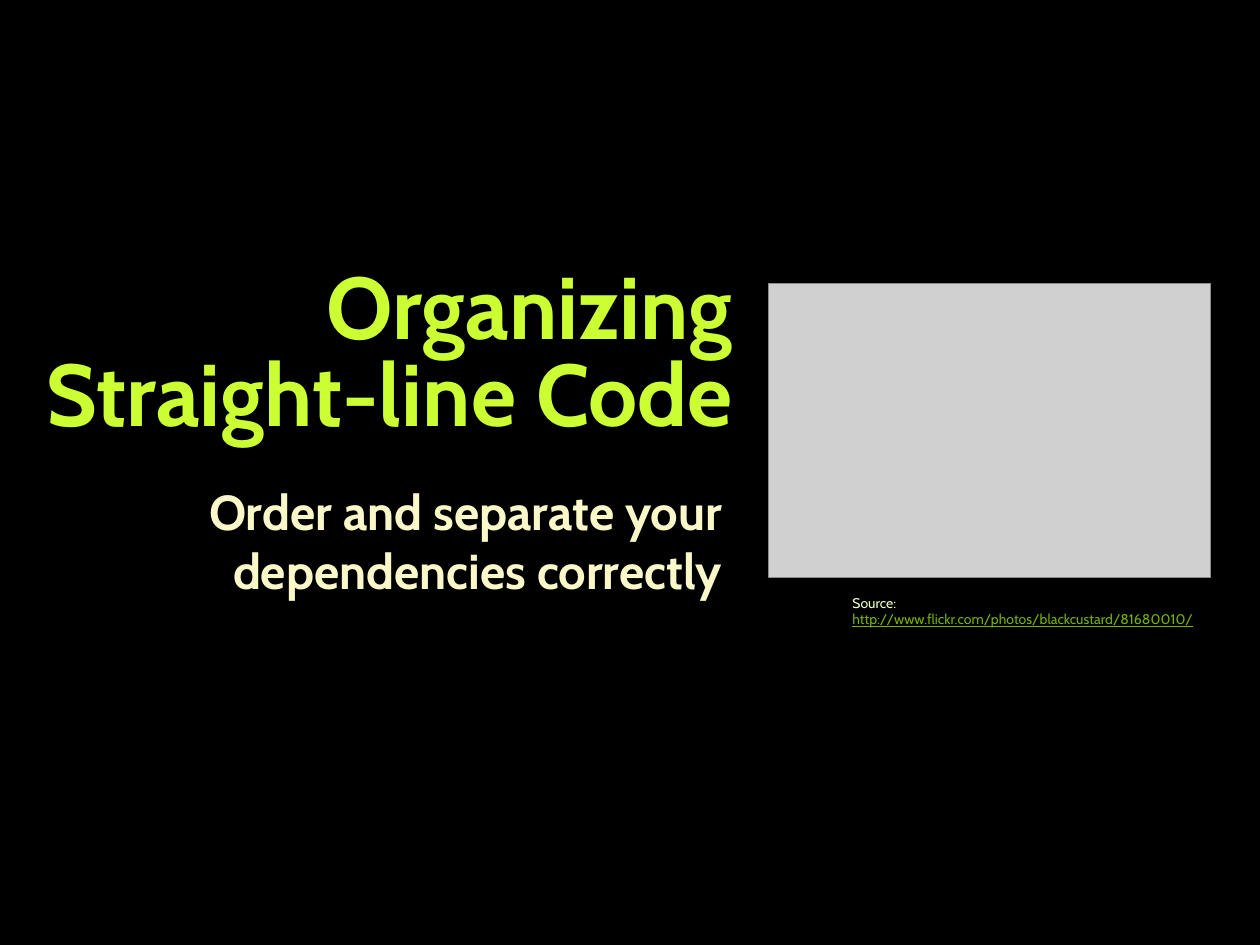
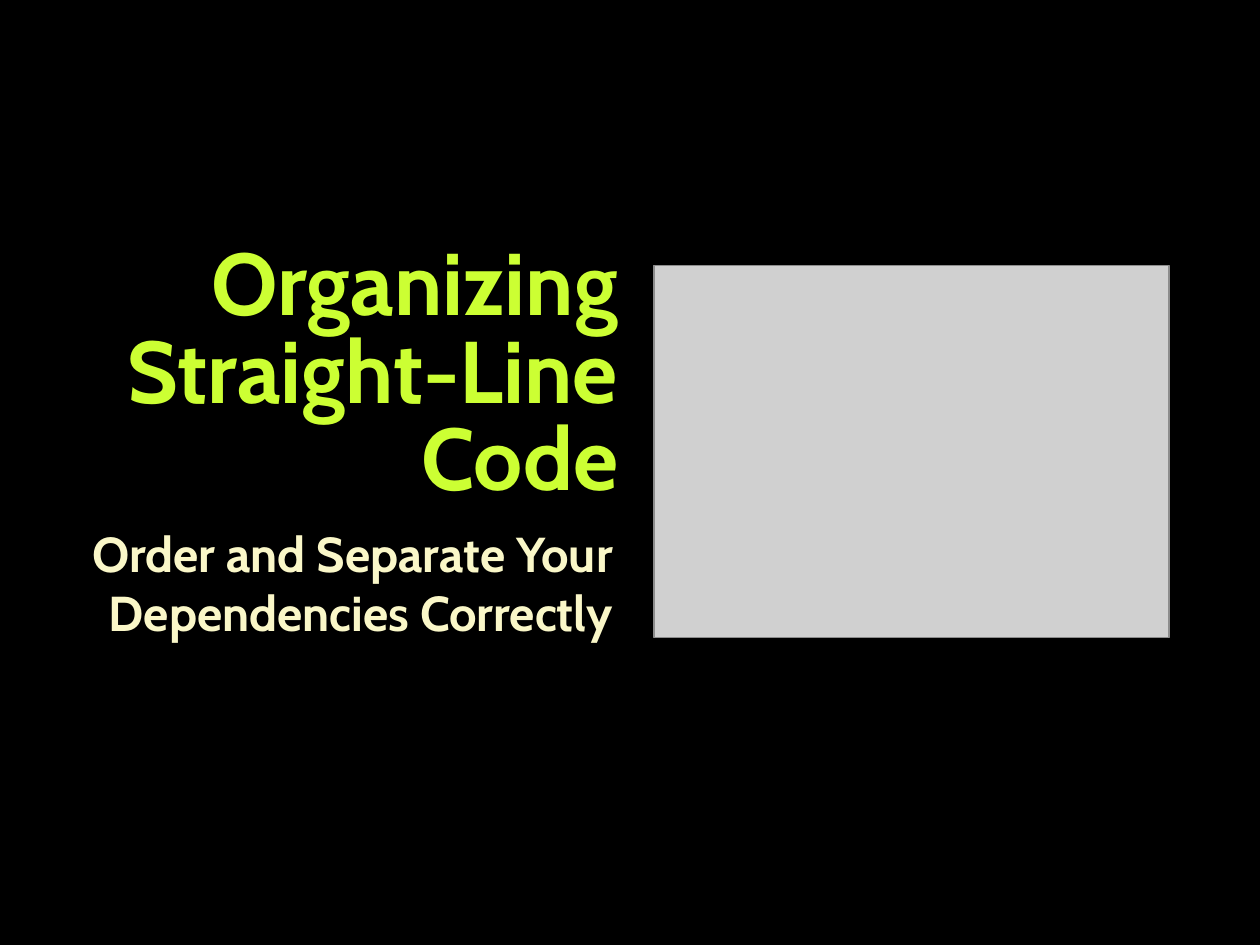
Before and after one commit to NikolayGenov/TelerikAcademy, a slide deck: slide 3 of KPK/Lectures/6. Using Control Structures, Conditional Statements and Loops.pptx. Drawn at 1260x945 pixels with LibreOffice and Linux fonts; fonts in the diff are those of the drawing; grey boxes stand for pictures; background and template pictures are left out. Boxes give left, top, right and bottom in pixels: in the first picture for what was removed or moved away, otherwise in the second. Text is boxed around its words. In the diff, an @@ line names an element or a change of style, - is before the commit and + after.

```diff
--- a/KPK/Lectures/6. Using Control Structures, Conditional Statements and Loops.pptx
+++ b/KPK/Lectures/6. Using Control Structures, Conditional Statements and Loops.pptx
@@ title at (128, 252, 618, 492): text changed @@
-Organizing Straight-line Code
+Organizing Straight-Line Code
@@ picture: place and size @@
-picture at (769, 284, 1210, 577)
+picture at (654, 266, 1169, 638)
@@ subtitle at (92, 535, 613, 642): text changed @@
-Order and separate your dependencies correctly
+Order and Separate Your Dependencies Correctly
@@ text removed at (852, 598, 1192, 628) @@
-Source: http://www.flickr.com/photos/blackcustard/81680010/
```
Also in this commit, not shown: 45 other slides changed, 17 other files.
